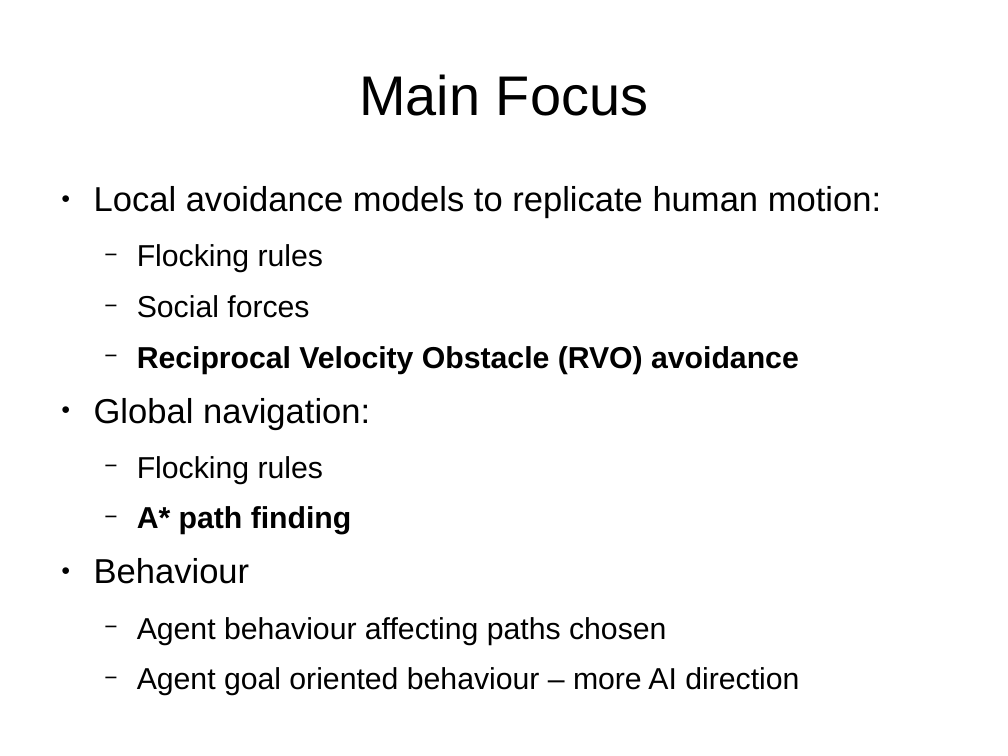
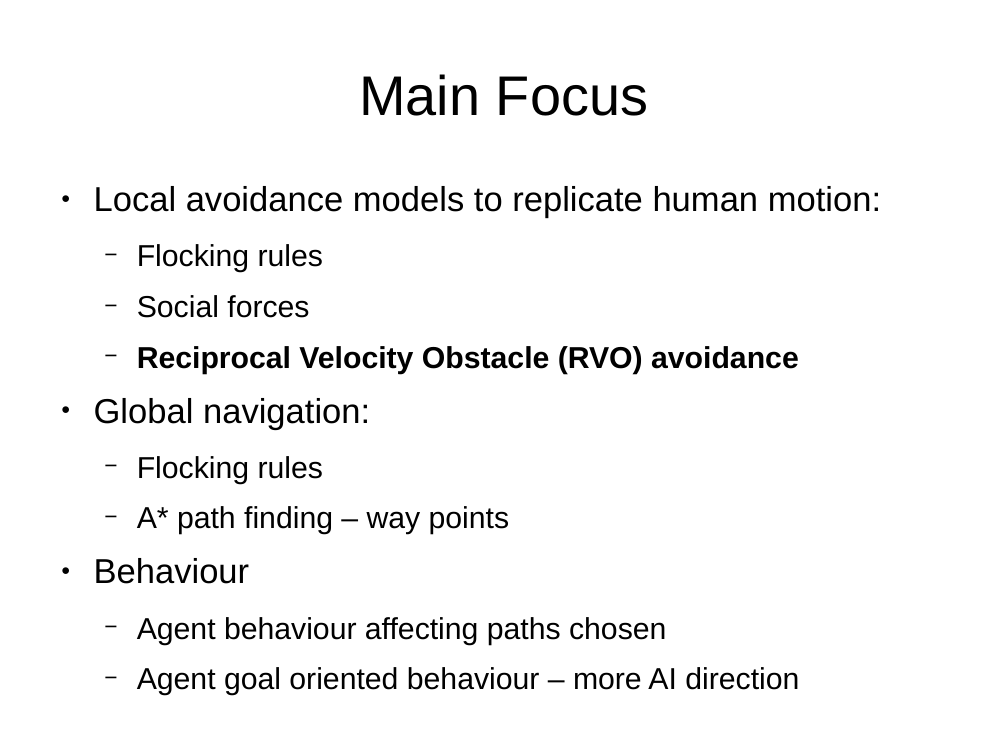
Before and after one commit to IdrisMiles/Reciprocal-Velocity-Obstacles, a slide deck: slide 2 of writeUp/initial_presentation.odp. Drawn at 1008x756 pixels with LibreOffice and Linux fonts; fonts in the diff are those of the drawing; background and template pictures are left out. Boxes give left, top, right and bottom in pixels: in the first picture for what was removed or moved away, otherwise in the second. Text is boxed around its words. In the diff, an @@ line names an element or a change of style, - is before the commit and + after.

```diff
--- a/writeUp/initial_presentation.odp
+++ b/writeUp/initial_presentation.odp
@@ text at (137,506,510,534): text changed; bold off @@
-  − A* path finding
+  − A* path finding – way points
```
Also in this commit, not shown: 1 other slide changed, 2 slides added, 1 slide removed.
